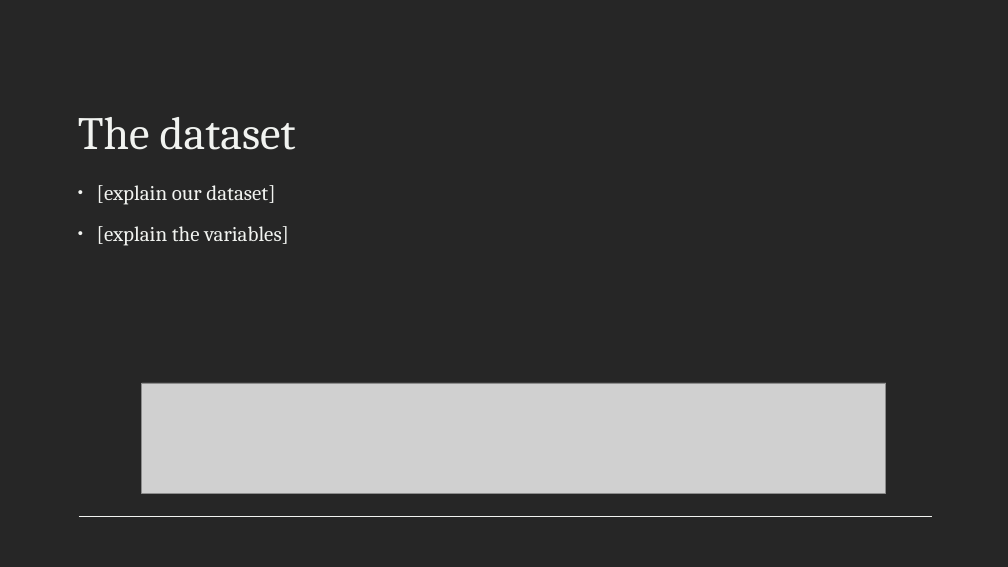
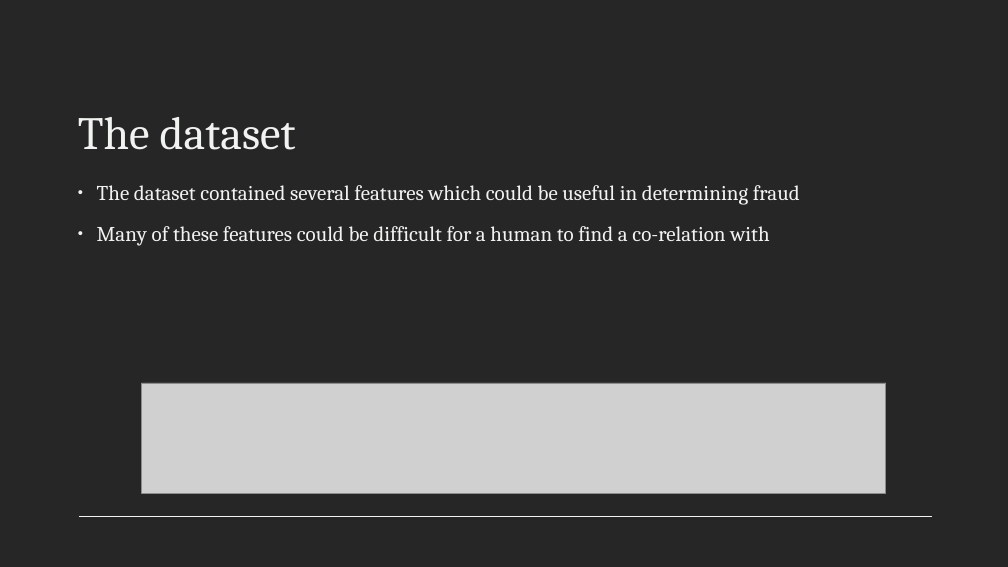
Before and after one commit to raginggoosedev/dataquest-2024, a slide deck: slide 5 of DataQuest 2024 - Team 15.pptx. Drawn at 1008x567 pixels with LibreOffice and Linux fonts; fonts in the diff are those of the drawing; grey boxes stand for pictures. Boxes give left, top, right and bottom in pixels: in the first picture for what was removed or moved away, otherwise in the second. Text is boxed around its words. In the diff, an @@ line names an element or a change of style, - is before the commit and + after.

```diff
--- a/DataQuest 2024 - Team 15.pptx
+++ b/DataQuest 2024 - Team 15.pptx
@@ text at <box>97,185,800,246</box>: text changed @@
-• [explain our dataset]
-• [explain the variables]
+• The dataset contained several features which could be useful in determining fraud
+• Many of these features could be difficult for a human to find a co-relation with
```
Also in this commit, not shown: 2 other slides changed.
